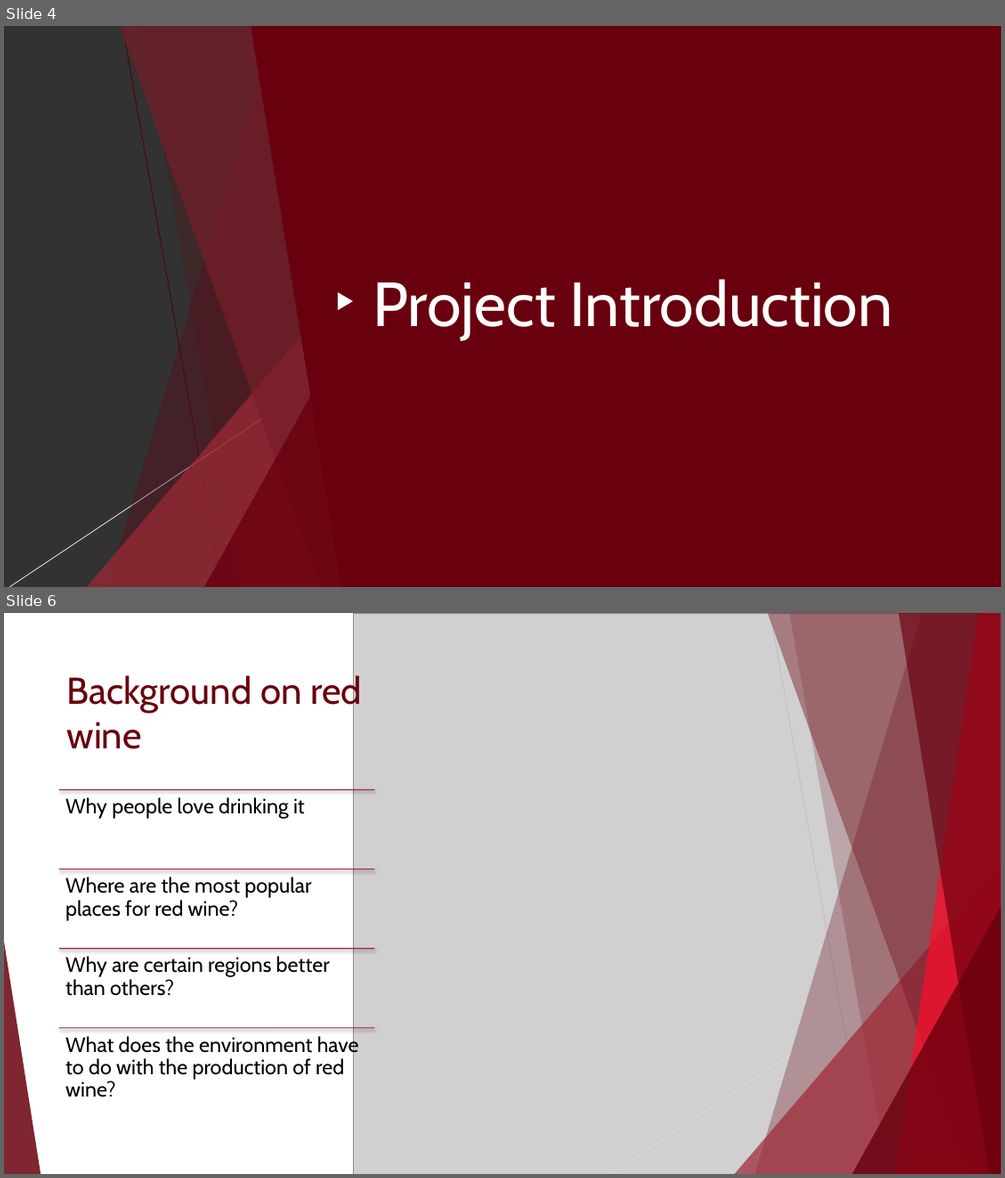
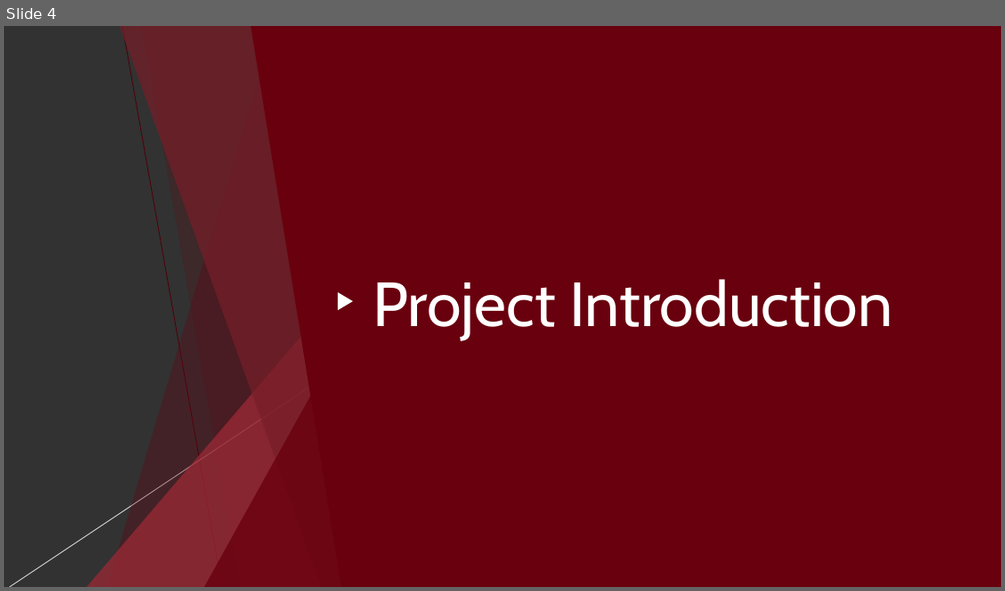
Before and after one commit to Phoebe-Moore/FinalProject, a slide deck: Red Wine Quality Analysis Presentation update.pptx. Shown one above the other, each under a label of ours: slides 4 and 6 before the commit, slide 4 after it; the slides between them are not shown. The pictures are 1005x1178 and 1005x591 pixels, drawn with LibreOffice and Linux fonts; fonts in the diff are those of the drawing; grey boxes stand for pictures. Boxes give left, top, right and bottom in pixels: in the first picture for what was removed or moved away, otherwise in the second. Text is boxed around its words. In the diff, an @@ line names an element or a change of style, - is before the commit and + after.

```diff
--- a/Red Wine Quality Analysis Presentation update.pptx
+++ b/Red Wine Quality Analysis Presentation update.pptx
@@ slide 6 removed at (x1=4, y1=613, x2=1001, y2=1174), background #FFFFFF; not listed: 8 template elements that a slide beside it also shows @@
@@ picture removed at (x1=353, y1=613, x2=1001, y2=1174) @@
@@ freeform shape removed at (x1=755, y1=613, x2=1001, y2=1174) @@
@@ freeform shape removed at (x1=768, y1=613, x2=1001, y2=1174) @@
@@ line removed from (770, 613) to (870, 1174) @@
@@ freeform shape removed at (x1=789, y1=613, x2=1001, y2=1174) @@
@@ freeform shape removed at (x1=896, y1=613, x2=1001, y2=1174) @@
@@ freeform shape removed at (x1=898, y1=613, x2=1001, y2=1174) @@
@@ title removed at (x1=67, y1=673, x2=362, y2=749) @@
-Background on red wine
@@ triangle removed at (x1=735, y1=862, x2=1001, y2=1174) @@
@@ line removed from (1001, 915) to (611, 1174) @@
@@ triangle removed at (x1=852, y1=907, x2=1001, y2=1174) @@
@@ group removed at (x1=59, y1=789, x2=374, y2=1096): 4 lines, 4 texts @@
-Why people love drinking it
-Where are the most popular places for red wine?
-Why are certain regions better than others?
-What does the environment have to do with the production of red wine?
```
Also in this commit, not shown: 17 other slides changed, 5 slides added, 3 other slides removed.
